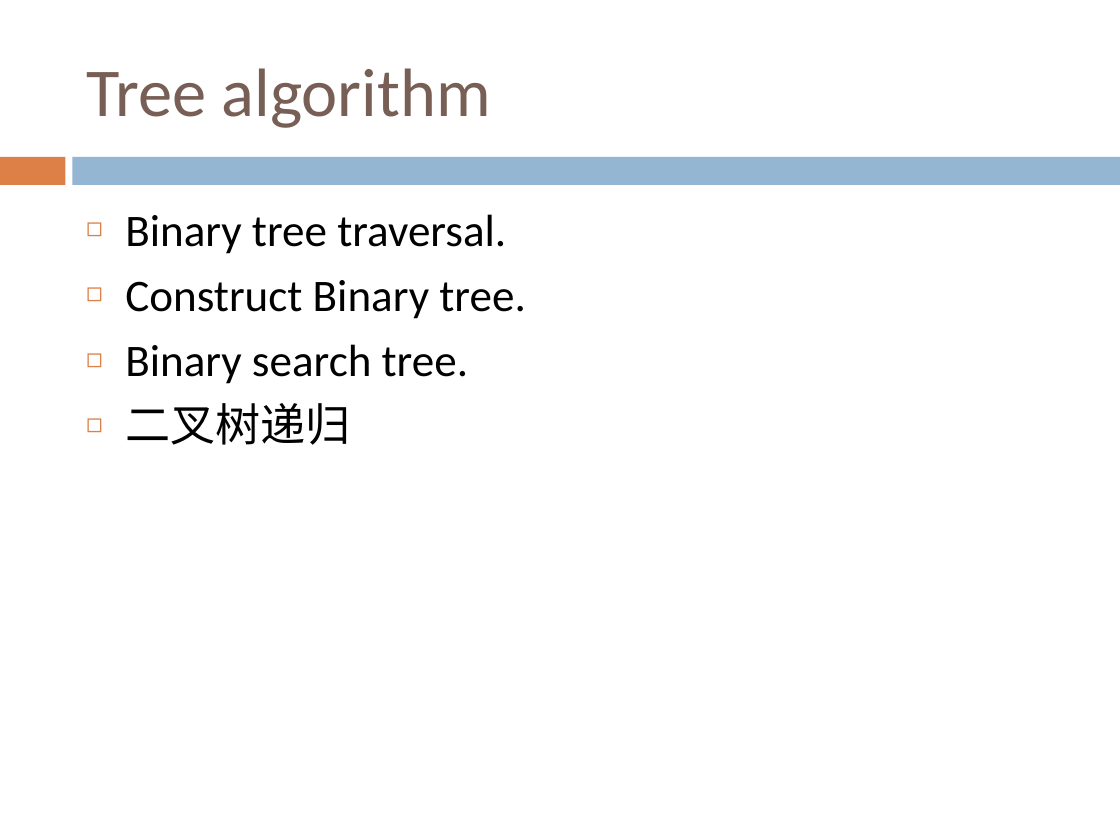
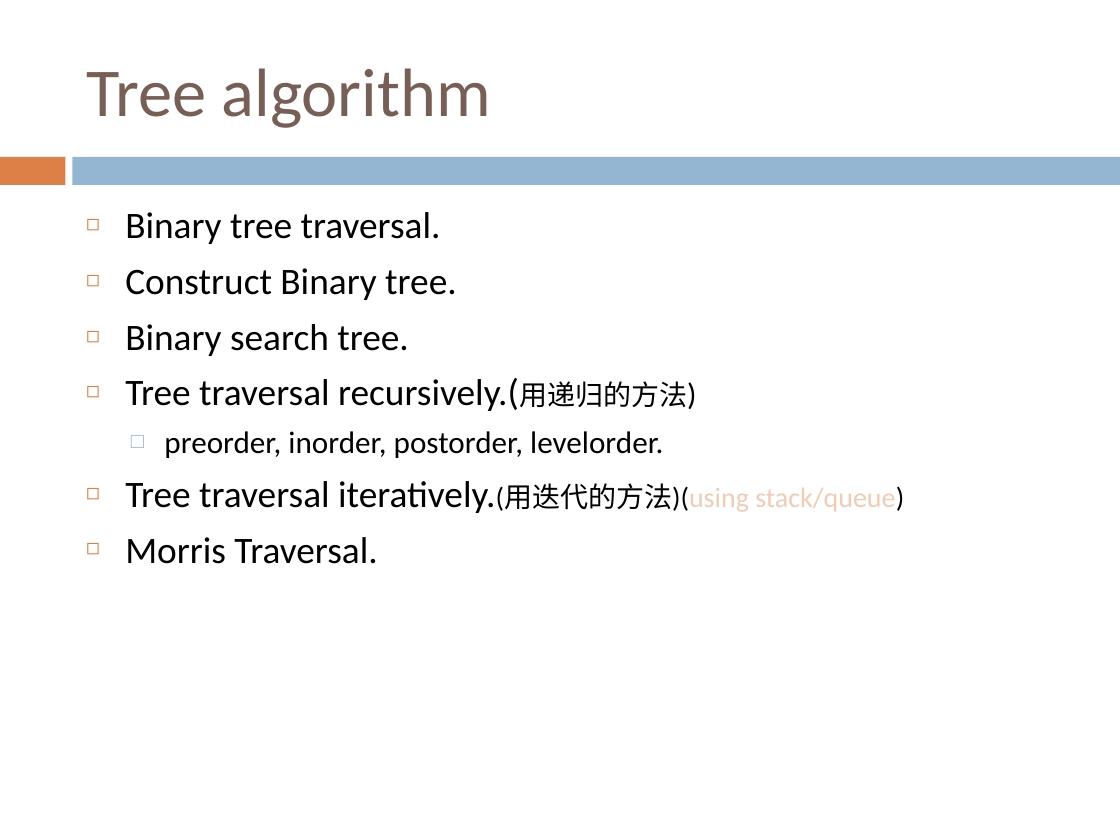
Before and after one commit to sundyCoder/CSK, a slide deck: slide 3 of 3@CSDS/PPT/4@tree.pptx. Drawn at 1120x840 pixels with LibreOffice and Linux fonts; fonts in the diff are those of the drawing. Boxes give left, top, right and bottom in pixels: in the first picture for what was removed or moved away, otherwise in the second. Text is boxed around its words. In the diff, an @@ line names an element or a change of style, - is before the commit and + after.

Commit message:
add tree algorithm.

```diff
--- a/3@CSDS/PPT/4@tree.pptx
+++ b/3@CSDS/PPT/4@tree.pptx
@@ text at (125,212,457,356): size 29 to 24 pt in "Binary tree traversal.", "Construct Binary tree.", "Binary search tree." @@
@@ text at (125,378,904,564): text changed; size 29 to 24 pt @@
-◻ 二叉树递归
+◻ Tree traversal recursively.(用递归的方法)
+  □ preorder, inorder, postorder, levelorder.
+◻ Tree traversal iteratively.(用迭代的方法)(using stack/queue)
+◻ Morris Traversal.
```
Also in this commit, not shown: 12 other slides changed, 32 slides added, 37 other files.
